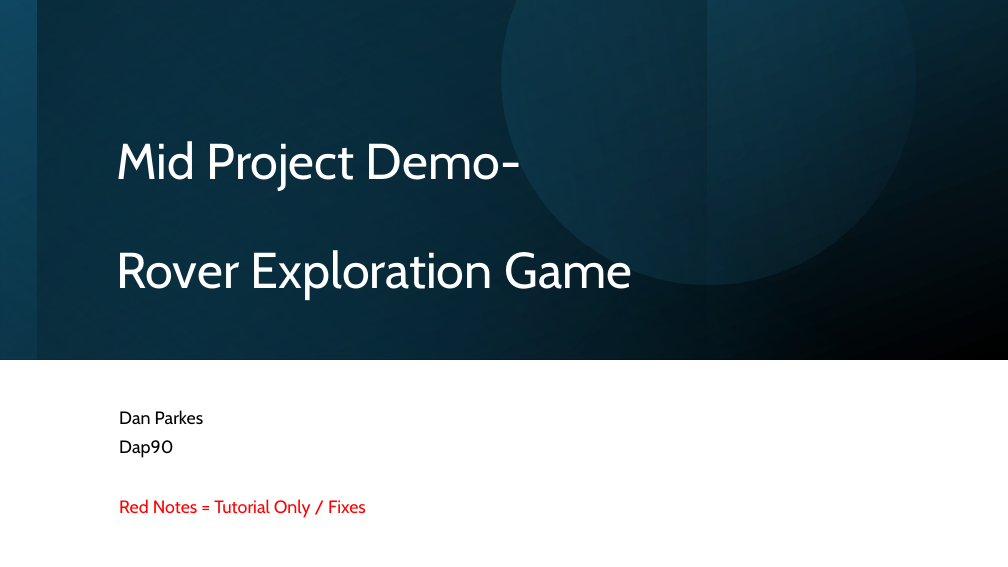
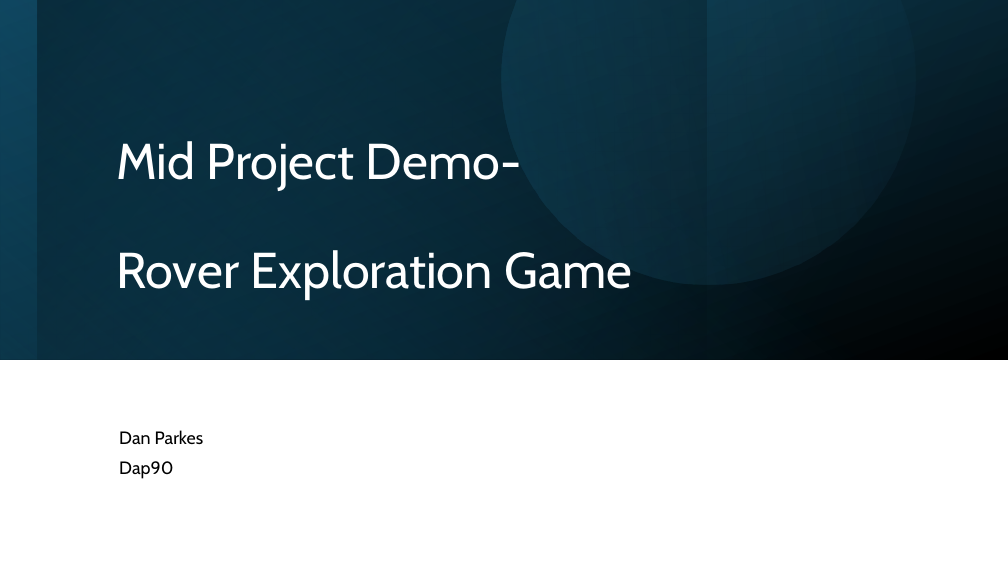
Before and after one commit to TurtleandFrog/MMP-RoverGame, a slide deck: slide 1 of Docs/Mid Demo/Mid Project Demo PP.pptx. Drawn at 1008x567 pixels with LibreOffice and Linux fonts; fonts in the diff are those of the drawing. Boxes give left, top, right and bottom in pixels: in the first picture for what was removed or moved away, otherwise in the second. Text is boxed around its words. In the diff, an @@ line names an element or a change of style, - is before the commit and + after.

Commit message:
Mid week demo uploads
Scripts and powerpoint

```diff
--- a/Docs/Mid Demo/Mid Project Demo PP.pptx
+++ b/Docs/Mid Demo/Mid Project Demo PP.pptx
@@ subtitle at (119,499,366,518): paragraph removed @@
-Red Notes = Tutorial Only / Fixes
```
Also in this commit, not shown: 5 other slides changed, 1 slide removed, 7 other files.
